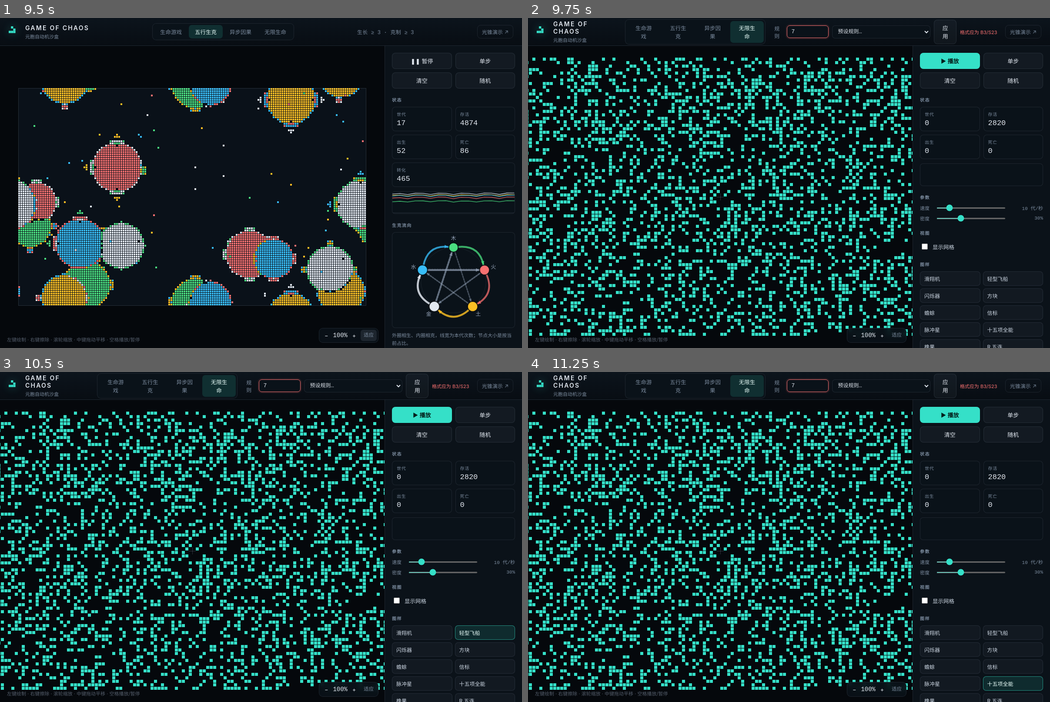
Above: before the commit, frames 1-4 (two rows, left to right).
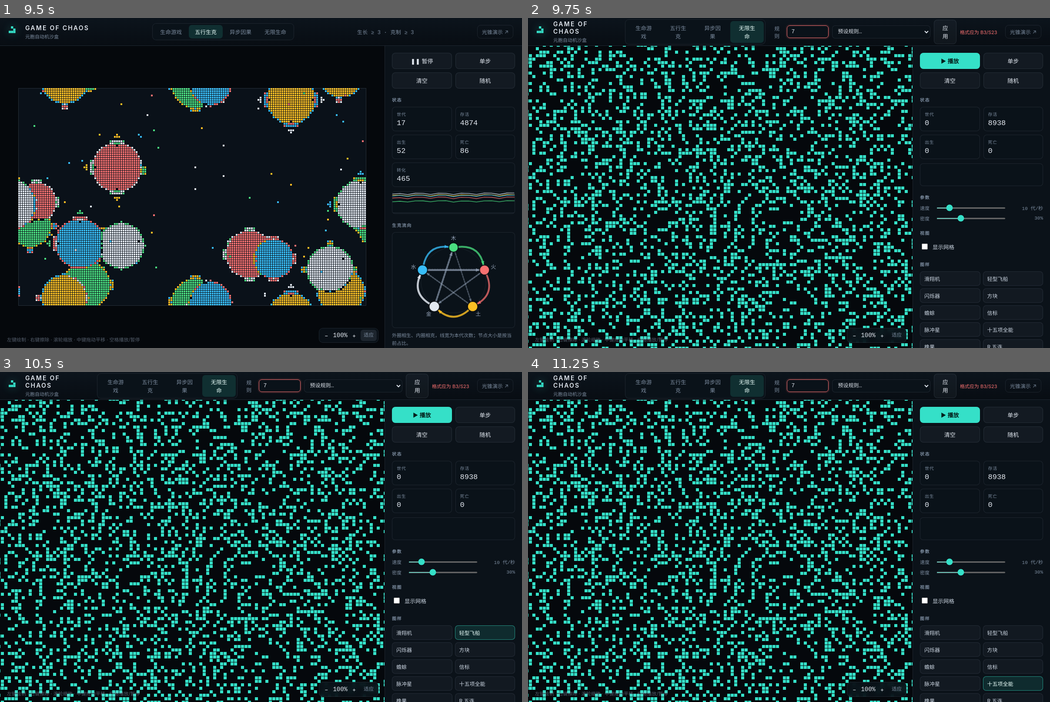
Above: after the commit, the same moments.

Repository: FindSunny/game-of-chaos
Game: browser game, page index.html
Two runs of this game, one before a commit and one after it. Both use one fixed random seed, a clock stepped at 60 frames per second and the inputs below.
Inputs (mouse positions are in pixels of both pictures, inside the frame that each line leads up to):
- Up to frame 1 (9.5 s): click "▶ 播放" at 0.27 s; click "随机" at 1.27 s; tap C at 1.52 s; click "单步" at 2.02 s; tap G at 2.27 s; click "异步因果" at 2.77 s; tap R at 3.02 s; right-click (172, 212) at 3.33 s; click "清空" at 3.52 s; tap Escape at 3.77 s; click "▶ 播放" at 4.27 s; click "异步因果" at 5.02 s; click "生命游戏" at 5.77 s; right-click (172, 212) at 6.33 s; click (302, 31) at 6.52 s; type "7" at 6.52 s; tap Enter at 6.55 s; click "五行生克" at 7.27 s; click "▶ 播放" at 7.77 s; click "五行生克" at 8.02 s; click "适应" at 8.77 s
- Up to frame 2 (9.75 s): click "无限生命" at 9.52 s
- Up to frame 3 (10.5 s): click "轻型飞船" at 10.27 s
- Up to frame 4 (11.25 s): click "十五项全能" at 11.02 s

Frame 1 is identical in both runs. In frame 2, 21% of the frame differs, in the area x 0-92%, y 8-100%; in frame 3, 21%; in frame 4, 21%.

Commit message:
feat(infinite): 初始随机范围跟随视口
无限生命的撒点区域改为按当前视口计算（留 25% 余量），
缩得越小视野越大，撒出来的初始汤也越大；上下限 200x150 ~ 560x400。

Diff:
--- a/js/app.js
+++ b/js/app.js
@@ -349,8 +349,13 @@
   if (state.mode === 'wuxing') {
     seedWorld(board, state.density);
   } else if (board.isSparse) {
+    // 撒点范围跟着视口走：缩得越小、视野越大，撒出来的初始网格也越大，
+    // 这样点「随机」得到的是一片铺满屏幕的汤，而不是视野中间一小簇
     const center = cameraCenter();
-    board.randomize(state.density, Math.random, center.x, center.y, 120, 80);
+    const zoom = renderer.camera.zoom;
+    const width = Math.min(560, Math.max(200, Math.ceil((canvas.clientWidth / zoom) * 1.25)));
+    const height = Math.min(400, Math.max(150, Math.ceil((canvas.clientHeight / zoom) * 1.25)));
+    board.randomize(state.density, Math.random, center.x, center.y, width, height);
   } else {
     board.randomize(state.density);
   }
